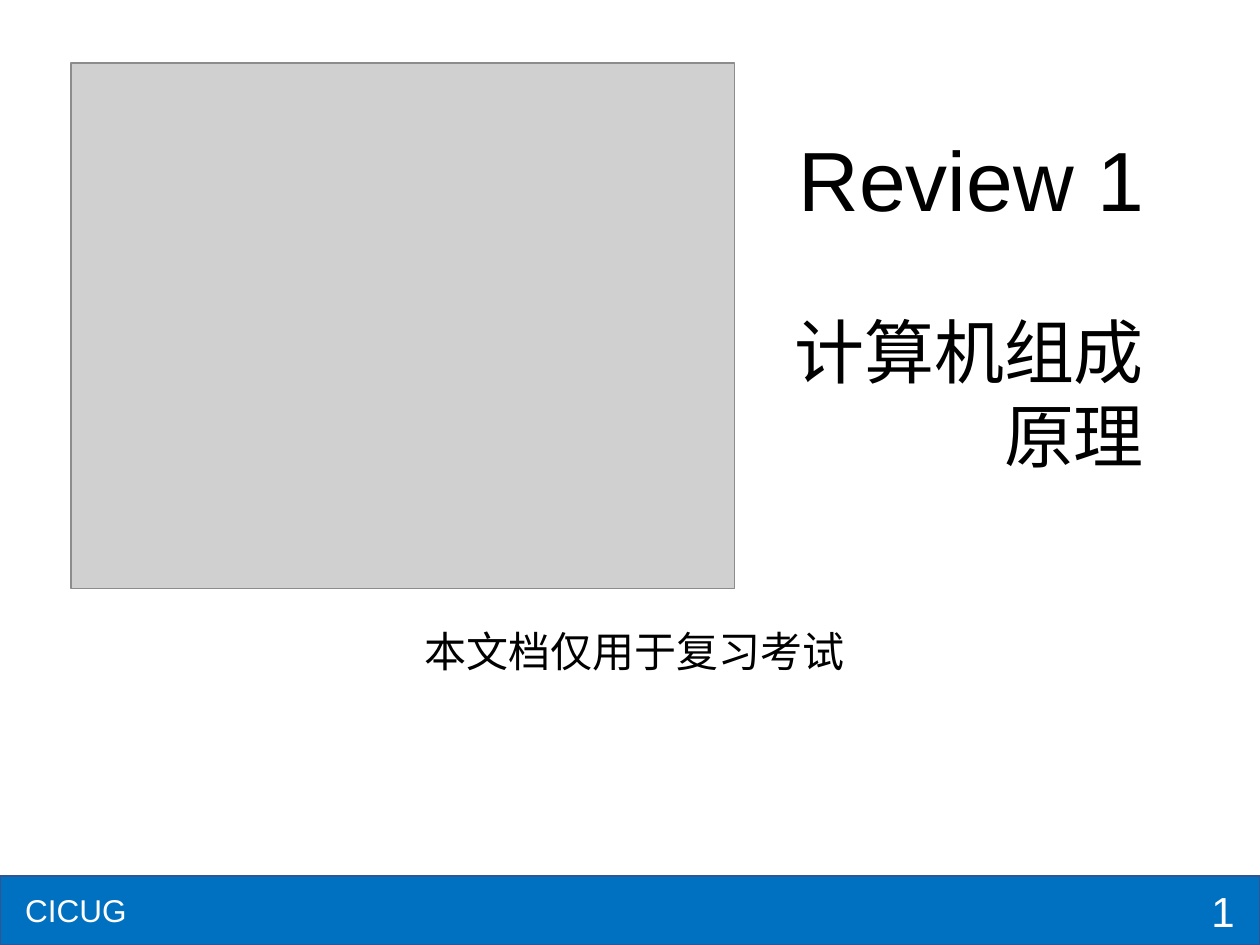
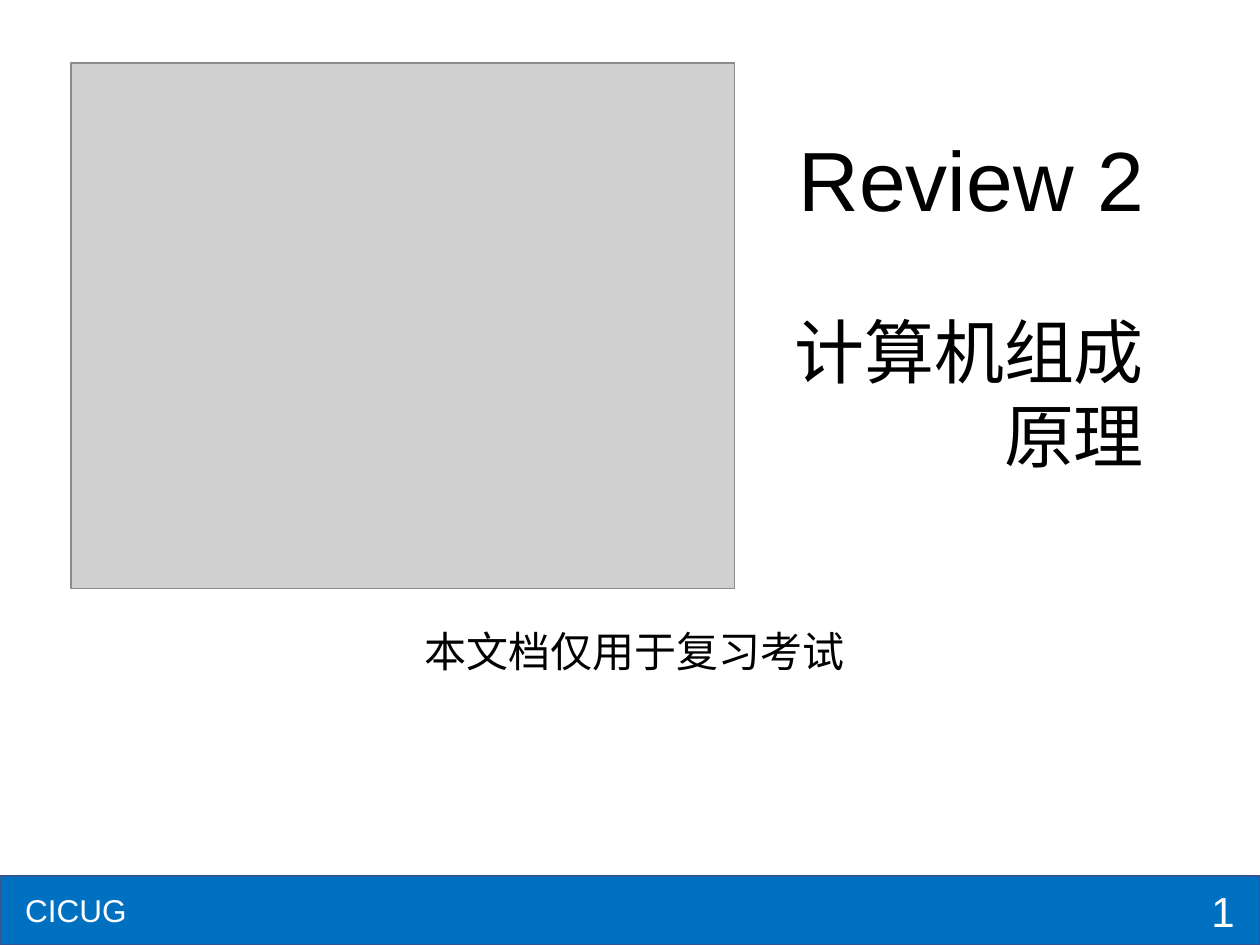
Before and after one commit to shzaiz/dx-public, a slide deck: slide 1 of notes/notes/计组/revpart2.pptx. Drawn at 1260x945 pixels with LibreOffice and Linux fonts; fonts in the diff are those of the drawing; grey boxes stand for pictures. Boxes give left, top, right and bottom in pixels: in the first picture for what was removed or moved away, otherwise in the second. Text is boxed around its words. In the diff, an @@ line names an element or a change of style, - is before the commit and + after.

```diff
--- a/notes/notes/计组/revpart2.pptx
+++ b/notes/notes/计组/revpart2.pptx
@@ text at [798, 150, 1144, 212]: text changed @@
-Review 1
+Review 2
```
Also in this commit, not shown: 8 other files.
